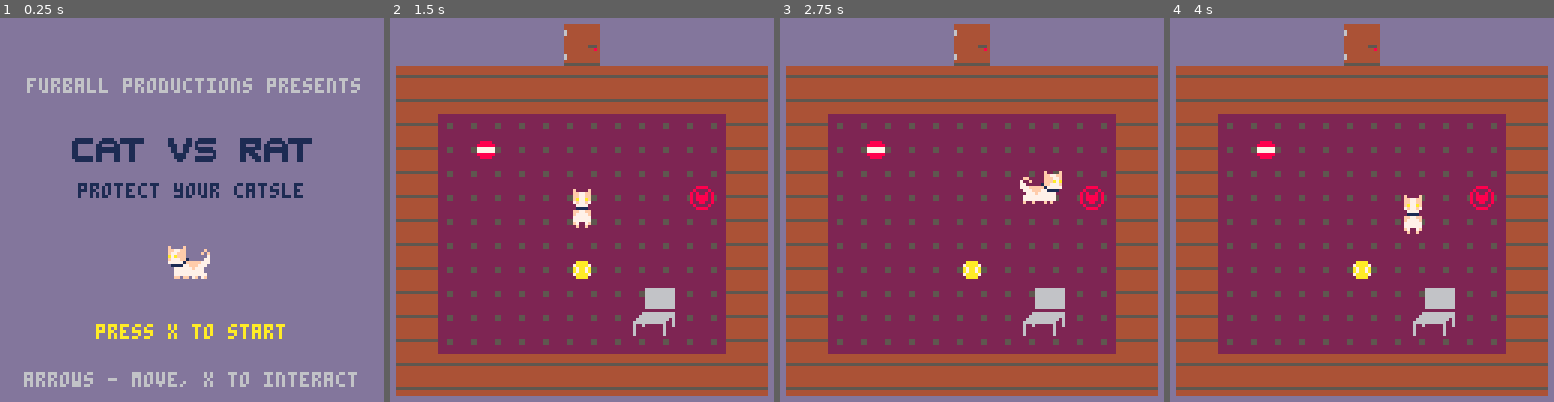
Above: before the commit, frames 1-4 (left to right).
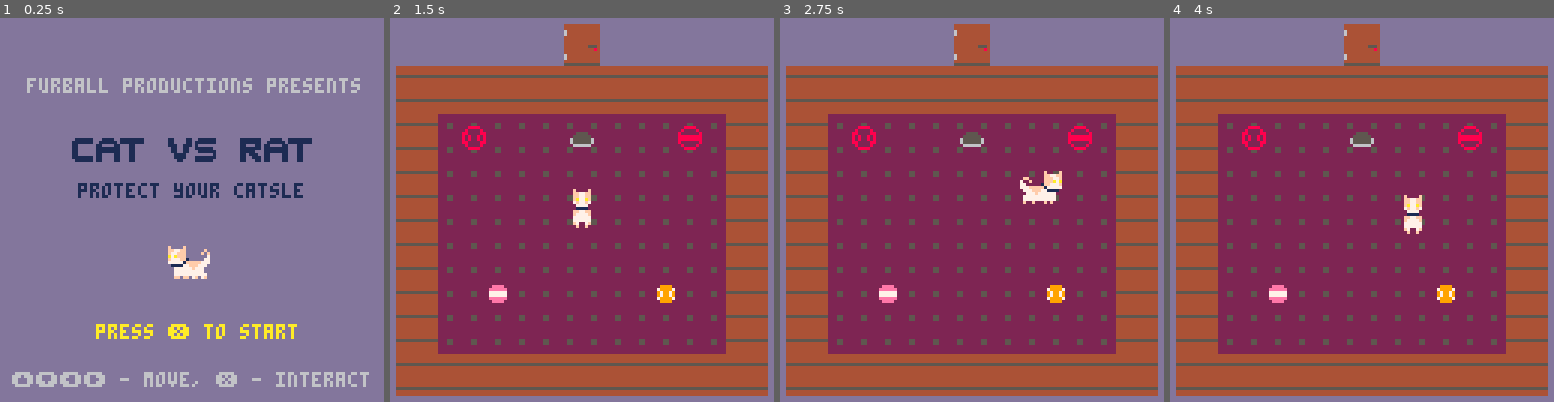
Above: after the commit, the same moments.

Repository: Mpgrime/GameDesign
Game: PICO-8 cartridge catgame.p8
Same seed, same stepped clock (60 frames per second), same inputs: the game is played once before the commit and once after it.
Inputs:
- Up to frame 1 (0.25 s): no input
- Up to frame 2 (1.5 s): tap X (X key) at 0.33, 1.07 s
- Up to frame 3 (2.75 s): hold Right 1.6-2.1 s; tap X (X key) at 1.85 s; hold Up 2.15-2.42 s; hold Right from 2.47 s (still down)
- Up to frame 4 (4 s): tap X (X key) at 2.97 s; release Right at 3.03 s; hold Left 3.08-3.58 s; hold Down 3.63-3.97 s

The runs differ from the first frame. In frame 1, 2.0% of the frame differs, in the area x 3-97%, y 79-97%; in frame 2, 2.1%, in the area x 18-85%, y 28-83%; in frame 3, 2.1%; in frame 4, 2.1%.

Commit message:
Slightly puzzle tweaks and re-configs
Made the intro puzzle room less cluttered and slightly changed the puzzle. Also added a reset button for the ball puzzle and any future ones (though still needs a function preferably). Added and moved chair props to each room as clues for the button puzzle. Planning to add a note/textbox to give a hint to player

Diff:
--- a/catgame.p8
+++ b/catgame.p8
@@ -28,7 +28,7 @@
 
 	--cat animation stuff
 	frame = 1
-	flist = { 1, 3, 5 }
+	flist = {1, 3, 5}
 end
 
 --start of room1 gameplay
@@ -44,25 +44,27 @@
 	--player cat class/table
 	cat = {
 		x=56, y=56, w=14, h=14, --position(x,y), width, height
-		size=2, flipped=false --sprite size, flipping the sprite
-		, collision=true
+		size=2, flipped=false, --sprite size, flipping the sprite
+		collision=true
 	}
 
 	--chair class/table
 	chair = {
-		x={232, 80, 150, 135}, y={107, 90, 20, 74}, --chair locations
-		bx={232, 80, 150, 135}, by={115, 98, 28, 82}, --chair bottom locations
-		w=14, h=16, bw=14, bh=7 --chair/chair bottom width/height
+		x={488,456,150,232,400,140},y={107,59,20,102,22,232}, --chair locations
+		bx={488,456,150,232,400,140},by={115,67,28,110,30,240}, --chair bottom locations
+		w=14,h=16,bw=14,bh=7,frame=42 --chair/chair bottom width/height
 	}
 
 	--magic_sign class/table
 	msign = {
-		x=100,y=56,w=8,h=8,
-		size=1,frame=13
+		x={24,96},y={36,36},w=8,h=8,
+		size=1,frame={29,13}
 	}
 
 	--ball class/table
-	ball = {x={60,28},y={80,40},w=6,h=6}
+	ball = {
+	x={88,32},y={88,88},w=6,h=6
+	}
 
 	--cup class/table
 	cup = {
@@ -70,11 +72,14 @@
 		size=1,frame=38,flipped=false --flip=true if reflected
 	}
 
+	--puzzle buttons (house)
 	pushbtn={
-		x={268,268,364,364},y={47,22,47,22},
-		w=8,h=8,size=1,frame={112,114,116,118}
+		x={268,268,364,364,60},y={47,22,47,22,36},
+		w=8,h=8,size=1,
+		frame={112,114,116,118,120}
 	}
 
+	--attempt for house puzzle
 	attempt_h={}
 
 	--door class/table
@@ -137,8 +142,9 @@
 		frame = 1
 	end
 	for i = 1, 4 do
-		if objcollision(cat.x, cat.y, cat.w, cat.h, door.x[i], door.y[i], door.w, door.h)
-				and door.unlocked == true then
+		if objcollision(cat.x, cat.y, cat.w, cat.h,
+		door.x[i], door.y[i], door.w, door.h)
+		and door.unlocked == true then
 			cat.x = 312
 			cat.y = 100
 		end
@@ -146,7 +152,7 @@
 
 	player_ctrl()
 	stage_check(cat,house)
-	signswitch()
+	housesigns(ball,msign,door)
 	colorcombo_house(cat,pushbtn)
 
 	if colorcombo_house(cat,pushbtn) then
@@ -168,22 +174,19 @@
 	--arrow controls
 	if btn(⬆️) then
 		local canmove = true
-		for i = 1, 4 do
+		for i = 1,6 do
 			--if col w/ bchair, can't move:
-			if objcollision(
-				cat.x, cat.y - 1, cat.w, cat.h,
-				chair.bx[i], chair.by[i], chair.w, chair.h
-			) then
+			if objcollision(cat.x,cat.y - 1,cat.w,cat.h,
+			chair.bx[i], chair.by[i], chair.w, chair.h) then
 				canmove = false
 			end
 			--if col w/ ball, ball moves:
-			if i < 3 and objcollision(
-				cat.x, cat.y - 1, cat.w, cat.h,
-				ball.x[i], ball.y[i], ball.w, ball.h
-			) then
+			if i<3 and objcollision(cat.x,cat.y - 1,cat.w,cat.h,
+			ball.x[i], ball.y[i], ball.w, ball.h) then
 				ball.y[i] -= 1
 			end
-			if objcollision(cat.x, cat.y, cat.w, cat.h, door.x[i], door.y[i], door.w, door.h) then
+			if i<4 and objcollision(cat.x, cat.y, cat.w, cat.h,
+			door.x[i], door.y[i], door.w, door.h) then
 				canmove = false
 			end
 		end
@@ -206,7 +209,7 @@
 	end
 	if btn(⬇️) then
 		local canmove = true
-		for i = 1, 4 do
+		for i = 1,6 do
 			--if col w/ bchair, can't move:
 			if objcollision(
 				cat.x, cat.y + 1, cat.w, cat.h,
@@ -215,11 +218,11 @@
 				canmove = false
 			end
 			--if col w/ ball, ball moves:
-			if i < 3 and objcollision(
-				cat.x, cat.y + 1, cat.w, cat.h,
+			if i<3 and objcollision(
+				cat.x, cat.y+1, cat.w, cat.h,
 				ball.x[i], ball.y[i], ball.w, ball.h
 			) then
-				ball.y[i] += 1
+				ball.y[i]+=1
 			end
 		end
 		--if col w/ cup
@@ -232,13 +235,13 @@
 		--pos change if able:
 		if canmove then cat.y += 1 end
 		if mapCollision(cat) then cat.y -= 1 end
-		flist = { 7, 9, 11 }
+		flist = {7, 9, 11}
 		pose = 7
 		cat.flipped = false
 	end
 	if btn(⬅️) then
 		local canmove = true
-		for i = 1, 4 do
+		for i = 1,6 do
 			--if col w/ bchair, can't move:
 			if objcollision(
 				cat.x - 1, cat.y, cat.w, cat.h,
@@ -268,18 +271,16 @@
 		--pos change if able:
 		if canmove then cat.x -= 1 end
 	 if mapCollision(cat) then cat.x += 1 end
-		flist = { 1, 3, 5 }
+		flist = {1, 3, 5}
 		pose = 1
 		cat.flipped = false
 	end
 	if btn(➡️) then
 		local canmove = true
-		for i = 1, 4 do
+		for i=1,6 do
 			--if col w/ bchair, can't move:
-			if objcollision(
-				cat.x + 1, cat.y, cat.w, cat.h,
-				chair.bx[i], chair.by[i], chair.bw, chair.bh
-			) then
+			if objcollision(cat.x + 1,cat.y,cat.w,cat.h,
+			chair.bx[i],chair.by[i],chair.bw,chair.bh) then
 				canmove = false
 			end
 			--if col w/ ball, ball moves:
@@ -291,10 +292,8 @@
 			end
 		end
 		--if col w/ cup, change cup
-		if objcollision(
-			cat.x + 1, cat.y, cat.w, cat.h,
-			cup.x, cup.y, cup.w, cup.h
-		) then
+		if objcollision(cat.x+1,cat.y,cat.w,cat.h,
+		cup.x,cup.y,cup.w,cup.h) then
 			canmove = false
 			if cup.frame == 38 then
 				--if not already changed
@@ -303,16 +302,17 @@
 			end
 		end
 		--pos change if able:
-		if canmove then cat.x += 1 end
-		if mapCollision(cat) then cat.x -= 1 end
-		flist = { 1, 3, 5 }
+		if canmove then cat.x+=1 end
+		if mapCollision(cat) then cat.x-=1 end
+		flist = {1, 3, 5}
 		pose = 1
 		cat.flipped = true --backwards ⬅️ sprite
 	end
 end
 
---by inputting the player(cat) and the stage,
---this function checks which screen/room the player is at.
+--[[by inputting the player(cat)
+and the stage,this function checks
+which screen/room the player is at.]]
 function stage_check(p, s)
 	local playertilex = flr(p.x / 128) * 17
 	local playertiley = flr(p.y / 128) * 17
@@ -415,7 +411,8 @@
 	return solved
 end
 
--- resets all buttons from button puzzle to not being pushed
+--[[resets all buttons from button
+puzzle to not being pushed]]
 function reset_buttons(b)
 	b.frame[1]=112
 	b.frame[2]=114
@@ -429,32 +426,58 @@
 	local b=false
 	local c=false
 	local d=false
-	local same=false
+	local match=false
 
 	if t1[1]==t2[1] then a=true end
 	if t1[2]==t2[2] then b=true end
 	if t1[3]==t2[3] then c=true end
 	if t1[4]==t2[4] then d=true end
-	if a and b and c and d then same=true end
-
-	return same
-end
-
---sign turns green when red ball touches it
-function signswitch()
-	if objcollision(
-		ball.x[2], ball.y[2], ball.w, ball.h,
-		msign.x, msign.y, msign.w, msign.h
-	) then
-		msign.frame = 14
-		puzSolve = true
-		door.unlocked = true
-		door.frame = {91, 75, 92, 76}
+	if a and b and c and d then match=true end
+
+	return match
+end
+
+--[[magic sign puzzle:
+signs turn green when correct
+ball is placed]]
+function housesigns(b,m,d)
+	local sign1=false
+	local sign2=false
+
+	if objcollision(b.x[1],b.y[1],b.w,b.h,
+	m.x[1],m.y[1],m.w,m.h) then
+		sign1=true
+		m.frame[1]=30
 	else
-		puzSolve = false
-		msign.frame = 13
-		door.unlocked = false
-		door.frame = {89, 73, 90, 74}
+		sign1=false
+		m.frame[1]=29
+	end
+	if objcollision(b.x[2],b.y[2],b.w,b.h,
+	m.x[2],m.y[2],m.w,m.h) then
+		sign2=true
+		m.frame[2]=14
+	else
+		sign2=false
+		m.frame[2]=13
+	end
+
+	if objcollision(cat.x,cat.y,cat.w,cat.h,
+	pushbtn.x[5],pushbtn.y[5],pushbtn.w,pushbtn.h) and
+	btnp(❎) then
+		--[[resets balls when button is pressed.
+		meant to make a function for this]]
+		b.x[1]=88
+		b.y[1]=88
+		b.x[2]=32
+		b.y[2]=88
+	end
+
+	if sign1 and sign2 then
+		d.unlocked = true
+		d.frame = {91,75,92,76}
+	else
+		d.unlocked = false
+		d.frame = {89,73,90,74}
 	end
 end
 
@@ -512,8 +535,8 @@
 	map(1, 18, 0, 0, 128, 64)
 	print("furball productions presents", 9, 20, 6)
 	print("protect your catsle", 26, 55, 1)
-	print("press x to start", 32, 102, 10)
-	print("arrows - move, x to interact",8,118,6)
+	print("press ❎ to start", 32, 102, 10)
+	print("⬆️⬇️⬅️➡️ - move, ❎ - interact",4.5,118,6)
 	spr(flist[flr(frame)], 55, 75, 2, 2)
 	--cat sprite
 end
@@ -543,14 +565,18 @@
 end
 
 function props_draw()
-	--chair + ball sprites:
-	spr(42, chair.x[1], chair.y[1], 2, 2)
-	spr(42, chair.x[2], chair.y[2], 2, 2)
-	spr(42, chair.x[3], chair.y[3], 2, 2)
-	spr(42, chair.x[4], chair.y[4], 2, 2, true)
+	--chairs in blue room
+	spr(chair.frame,chair.x[3],chair.y[3],2,2)
+	spr(chair.frame,chair.x[4],chair.y[4],2,2,true)
+	--chairs in yellow room
+	spr(chair.frame,chair.x[1],chair.y[1],2,2)
+	spr(chair.frame,chair.x[2],chair.y[2],2,2)
+	spr(chair.frame,chair.x[5],chair.y[5],2,2,true)
+	--chair in green room
+	spr(chair.frame,chair.x[6],chair.y[6],2,2)
+	--balls
 	spr(44, ball.x[1], ball.y[1], 1, 1)
 	spr(60, ball.x[2], ball.y[2], 1, 1)
-
 	--bottoms of chairs sprites
 	spr(45, chair.bx[1], chair.by[1], 2, 2)
 	spr(45, chair.bx[2], chair.by[2], 2, 2)
@@ -567,31 +593,32 @@
 			spr(39,216,26,1,1)
 		end
 	end
+end
+
+function interact_draw()
 	--door
 	spr(door.frame[1], door.x[1], door.y[1])
 	spr(door.frame[2], door.x[2], door.y[2])
 	spr(door.frame[3], door.x[3], door.y[3])
 	spr(door.frame[4], door.x[4], door.y[4])
+	--puzzle door
 	spr(door2.frame[1],door2.x[1],door2.y[1])
 	spr(door2.frame[2],door2.x[2],door2.y[2])
 	spr(door2.frame[3],door2.x[3],door2.y[3])
 	spr(door2.frame[4],door2.x[4],door2.y[4])
-end
-
-function interact_draw()
 	--magic sign
-	spr(msign.frame, msign.x, msign.y, msign.size, msign.size)
+	spr(msign.frame[1],msign.x[1],msign.y[1], msign.size, msign.size)
+	spr(msign.frame[2],msign.x[2],msign.y[2],msign.size,msign.size)
 	--buttons
 	spr(pushbtn.frame[1],pushbtn.x[1],pushbtn.y[1],pushbtn.size,pushbtn.size)
 	spr(pushbtn.frame[2],pushbtn.x[2],pushbtn.y[2],pushbtn.size,pushbtn.size)
 	spr(pushbtn.frame[3],pushbtn.x[3],pushbtn.y[3],pushbtn.size,pushbtn.size)
 	spr(pushbtn.frame[4],pushbtn.x[4],pushbtn.y[4],pushbtn.size,pushbtn.size)
-end
+	spr(pushbtn.frame[5],pushbtn.x[5],pushbtn.y[5],pushbtn.size,pushbtn.size)
+end
+
 --changes the camera to whichever screen/room...
 --the player is moving towards to.
-
---note:new cam function still has kinks bc
---of the spreaded map layout,still needs fixing long-term 59.5
 function room_cam(p)
 	local mapx = flr(p.x/128)*16
 	local mapy = flr(p.y/128)*16
Not shown, changed: 27 lines of the sprite sheet (__gfx__) section of catgame.p8
Not shown, removed: draft_sprsheet.png
Not shown, added: draftsprsheet.png
